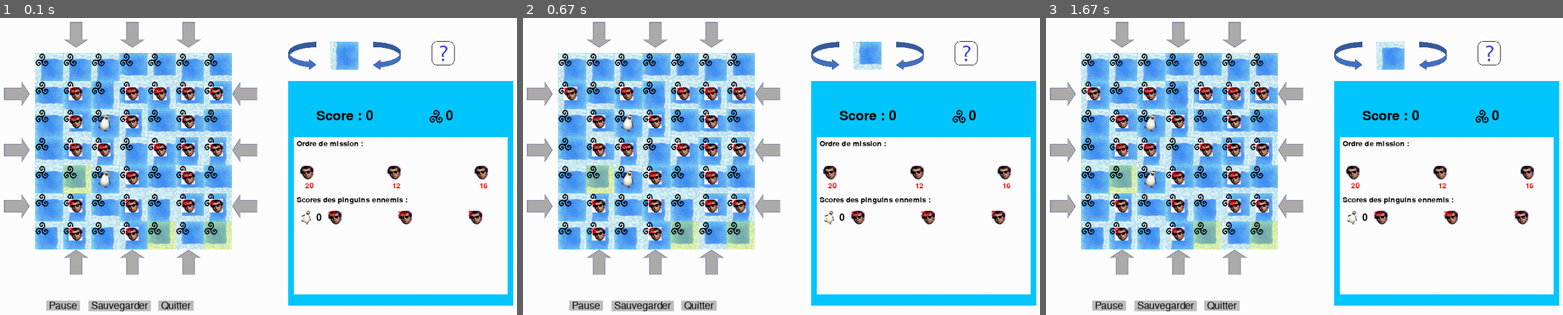
Above: before the commit, frames 1-3 (left to right).
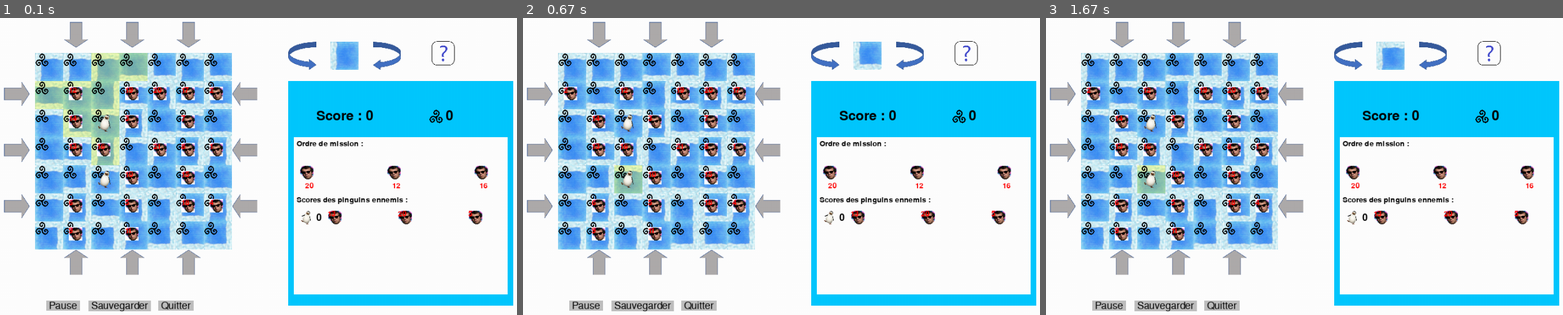
Above: after the commit, the same moments.

Repository: Anabadier/MineHantee
Game: pygame game, started from vizpygame.py
The game is run twice, just before and just after one commit, with the same random seed, the same clock (stepped at 60 frames per second) and the same inputs.
Inputs (mouse positions are in pixels of both pictures, inside the frame that each line leads up to):
- Up to frame 1 (0.1 s): no input
- Up to frame 2 (0.67 s): click (538, 92) at 0.38 s
- Up to frame 3 (1.67 s): click (1345, 56) at 1.22 s

The runs differ from the first frame. In frame 1, 5.0% of the frame differs, in the area x 6-45%, y 11-78%; in frame 2, 1.9%; in frame 3, 1.9%.

Commit message:
path highlighted

Diff:
--- a/log_plateau_last_game.txt
+++ b/log_plateau_last_game.txt
@@ -1,16 +1,64 @@
 ******
-0_0110_(0, 0)_0,1_1011_(0, 1)_1,2_0110_(0, 2)_2,3_0011_(0, 3)_3,4_1010_(0, 4)_4,5_1010_(0, 5)_5,6_1010_(0, 6)_6
-7_0111_(1, 0)_7,8_1110_(1, 1)_8,9_1011_(1, 2)_9,10_0011_(1, 3)_10,11_0011_(1, 4)_11,12_0110_(1, 5)_12,13_1100_(1, 6)_13
-14_0111_(2, 0)_14,15_1001_(2, 1)_15,16_0111_(2, 2)_16,17_0110_(2, 3)_17,18_1011_(2, 4)_18,19_1010_(2, 5)_19,20_1011_(2, 6)_20
-21_1100_(3, 0)_21,22_1010_(3, 1)_22,23_0101_(3, 2)_23,24_1001_(3, 3)_24,25_1101_(3, 4)_25,26_1001_(3, 5)_26,27_0110_(3, 6)_27
-28_0111_(4, 0)_28,29_0011_(4, 1)_29,30_0111_(4, 2)_30,31_1101_(4, 3)_31,32_1011_(4, 4)_32,33_0110_(4, 5)_33,34_1011_(4, 6)_34
-35_0011_(5, 0)_35,36_1100_(5, 1)_36,37_1100_(5, 2)_37,38_0011_(5, 3)_38,39_0011_(5, 4)_39,40_0011_(5, 5)_40,41_0110_(5, 6)_41
-42_0101_(6, 0)_42,43_1010_(6, 1)_43,44_0101_(6, 2)_44,45_1010_(6, 3)_45,46_1001_(6, 4)_46,47_1011_(6, 5)_47,48_1001_(6, 6)_48
+0_0110_(0, 0)_0,1_0110_(0, 1)_1,2_0110_(0, 2)_2,3_1100_(0, 3)_3,4_1010_(0, 4)_4,5_0011_(0, 5)_5,6_1010_(0, 6)_6
+7_1100_(1, 0)_7,8_0110_(1, 1)_8,9_0110_(1, 2)_9,10_0011_(1, 3)_10,11_0110_(1, 4)_11,12_0011_(1, 5)_12,13_1001_(1, 6)_13
+14_0111_(2, 0)_14,15_1001_(2, 1)_15,16_0111_(2, 2)_16,17_0110_(2, 3)_17,18_1011_(2, 4)_18,19_0110_(2, 5)_19,20_1011_(2, 6)_20
+21_0111_(3, 0)_21,22_1010_(3, 1)_22,23_0011_(3, 2)_23,24_1011_(3, 3)_24,25_1100_(3, 4)_25,26_1100_(3, 5)_26,27_0111_(3, 6)_27
+28_0111_(4, 0)_28,29_1010_(4, 1)_29,30_0111_(4, 2)_30,31_1010_(4, 3)_31,32_1011_(4, 4)_32,33_0111_(4, 5)_33,34_1011_(4, 6)_34
+35_0011_(5, 0)_35,36_0111_(5, 1)_36,37_1001_(5, 2)_37,38_1010_(5, 3)_38,39_0110_(5, 4)_39,40_1101_(5, 5)_40,41_0011_(5, 6)_41
+42_0101_(6, 0)_42,43_1011_(6, 1)_43,44_0101_(6, 2)_44,45_1100_(6, 3)_45,46_1001_(6, 4)_46,47_0110_(6, 5)_47,48_1001_(6, 6)_48
 ******
-0_0110_(0, 0)_0,1_1011_(0, 1)_1,2_0110_(0, 2)_2,3_0011_(0, 3)_3,4_1010_(0, 4)_4,5_1010_(0, 5)_5,6_1010_(0, 6)_6
-7_1110_(1, 0)_7,8_1011_(1, 1)_8,9_0011_(1, 2)_9,10_0011_(1, 3)_10,11_0110_(1, 4)_11,12_1100_(1, 5)_12,13_1110_(1, 6)_13
-14_0111_(2, 0)_14,15_1001_(2, 1)_15,16_0111_(2, 2)_16,17_0110_(2, 3)_17,18_1011_(2, 4)_18,19_1010_(2, 5)_19,20_1011_(2, 6)_20
-21_1100_(3, 0)_21,22_1010_(3, 1)_22,23_0101_(3, 2)_23,24_1001_(3, 3)_24,25_1101_(3, 4)_25,26_1001_(3, 5)_26,27_0110_(3, 6)_27
-28_0111_(4, 0)_28,29_0011_(4, 1)_29,30_0111_(4, 2)_30,31_1101_(4, 3)_31,32_1011_(4, 4)_32,33_0110_(4, 5)_33,34_1011_(4, 6)_34
-35_0011_(5, 0)_35,36_1100_(5, 1)_36,37_1100_(5, 2)_37,38_0011_(5, 3)_38,39_0011_(5, 4)_39,40_0011_(5, 5)_40,41_0110_(5, 6)_41
-42_0101_(6, 0)_42,43_1010_(6, 1)_43,44_0101_(6, 2)_44,45_1010_(6, 3)_45,46_1001_(6, 4)_46,47_1011_(6, 5)_47,48_1001_(6, 6)_48
+0_0110_(0, 0)_0,1_0110_(0, 1)_1,2_0110_(0, 2)_2,3_1100_(0, 3)_3,4_1010_(0, 4)_4,5_0011_(0, 5)_5,6_1010_(0, 6)_6
+7_1100_(1, 0)_7,8_1001_(1, 1)_8,9_0110_(1, 2)_9,10_0011_(1, 3)_10,11_0110_(1, 4)_11,12_0011_(1, 5)_12,13_1001_(1, 6)_13
+14_0111_(2, 0)_14,15_1010_(2, 1)_15,16_0111_(2, 2)_16,17_0110_(2, 3)_17,18_1011_(2, 4)_18,19_0110_(2, 5)_19,20_1011_(2, 6)_20
+21_0111_(3, 0)_21,22_1010_(3, 1)_22,23_0011_(3, 2)_23,24_1011_(3, 3)_24,25_1100_(3, 4)_25,26_1100_(3, 5)_26,27_0111_(3, 6)_27
+28_0111_(4, 0)_28,29_0111_(4, 1)_29,30_0111_(4, 2)_30,31_1010_(4, 3)_31,32_1011_(4, 4)_32,33_0111_(4, 5)_33,34_1011_(4, 6)_34
+35_0011_(5, 0)_35,36_1011_(5, 1)_36,37_1001_(5, 2)_37,38_1010_(5, 3)_38,39_0110_(5, 4)_39,40_1101_(5, 5)_40,41_0011_(5, 6)_41
+42_0101_(6, 0)_42,43_0110_(6, 1)_43,44_0101_(6, 2)_44,45_1100_(6, 3)_45,46_1001_(6, 4)_46,47_0110_(6, 5)_47,48_1001_(6, 6)_48
+******
+0_0110_(0, 0)_0,1_0110_(0, 1)_1,2_0110_(0, 2)_2,3_0011_(0, 3)_3,4_1010_(0, 4)_4,5_0011_(0, 5)_5,6_1010_(0, 6)_6
+7_1100_(1, 0)_7,8_1001_(1, 1)_8,9_0110_(1, 2)_9,10_0110_(1, 3)_10,11_0110_(1, 4)_11,12_0011_(1, 5)_12,13_1001_(1, 6)_13
+14_0111_(2, 0)_14,15_1010_(2, 1)_15,16_0111_(2, 2)_16,17_1011_(2, 3)_17,18_1011_(2, 4)_18,19_0110_(2, 5)_19,20_1011_(2, 6)_20
+21_0111_(3, 0)_21,22_1010_(3, 1)_22,23_0011_(3, 2)_23,24_1010_(3, 3)_24,25_1100_(3, 4)_25,26_1100_(3, 5)_26,27_0111_(3, 6)_27
+28_0111_(4, 0)_28,29_0111_(4, 1)_29,30_0111_(4, 2)_30,31_1010_(4, 3)_31,32_1011_(4, 4)_32,33_0111_(4, 5)_33,34_1011_(4, 6)_34
+35_0011_(5, 0)_35,36_1011_(5, 1)_36,37_1001_(5, 2)_37,38_1100_(5, 3)_38,39_0110_(5, 4)_39,40_1101_(5, 5)_40,41_0011_(5, 6)_41
+42_0101_(6, 0)_42,43_0110_(6, 1)_43,44_0101_(6, 2)_44,45_0110_(6, 3)_45,46_1001_(6, 4)_46,47_0110_(6, 5)_47,48_1001_(6, 6)_48
+******
+0_0110_(0, 0)_0,1_0110_(0, 1)_1,2_0110_(0, 2)_2,3_0011_(0, 3)_3,4_1010_(0, 4)_4,5_1100_(0, 5)_5,6_1010_(0, 6)_6
+7_1100_(1, 0)_7,8_1001_(1, 1)_8,9_0110_(1, 2)_9,10_0110_(1, 3)_10,11_0110_(1, 4)_11,12_0011_(1, 5)_12,13_1001_(1, 6)_13
+14_0111_(2, 0)_14,15_1010_(2, 1)_15,16_0111_(2, 2)_16,17_1011_(2, 3)_17,18_1011_(2, 4)_18,19_0011_(2, 5)_19,20_1011_(2, 6)_20
+21_0111_(3, 0)_21,22_1010_(3, 1)_22,23_0011_(3, 2)_23,24_1010_(3, 3)_24,25_1100_(3, 4)_25,26_0110_(3, 5)_26,27_0111_(3, 6)_27
+28_0111_(4, 0)_28,29_0111_(4, 1)_29,30_0111_(4, 2)_30,31_1010_(4, 3)_31,32_1011_(4, 4)_32,33_1100_(4, 5)_33,34_1011_(4, 6)_34
+35_0011_(5, 0)_35,36_1011_(5, 1)_36,37_1001_(5, 2)_37,38_1100_(5, 3)_38,39_0110_(5, 4)_39,40_0111_(5, 5)_40,41_0011_(5, 6)_41
+42_0101_(6, 0)_42,43_0110_(6, 1)_43,44_0101_(6, 2)_44,45_0110_(6, 3)_45,46_1001_(6, 4)_46,47_1101_(6, 5)_47,48_1001_(6, 6)_48
+******
+0_0110_(0, 0)_0,1_0110_(0, 1)_1,2_0110_(0, 2)_2,3_0011_(0, 3)_3,4_1010_(0, 4)_4,5_1100_(0, 5)_5,6_1010_(0, 6)_6
+7_0110_(1, 0)_7,8_1100_(1, 1)_8,9_1001_(1, 2)_9,10_0110_(1, 3)_10,11_0110_(1, 4)_11,12_0110_(1, 5)_12,13_0011_(1, 6)_13
+14_0111_(2, 0)_14,15_1010_(2, 1)_15,16_0111_(2, 2)_16,17_1011_(2, 3)_17,18_1011_(2, 4)_18,19_0011_(2, 5)_19,20_1011_(2, 6)_20
+21_0111_(3, 0)_21,22_1010_(3, 1)_22,23_0011_(3, 2)_23,24_1010_(3, 3)_24,25_1100_(3, 4)_25,26_0110_(3, 5)_26,27_0111_(3, 6)_27
+28_0111_(4, 0)_28,29_0111_(4, 1)_29,30_0111_(4, 2)_30,31_1010_(4, 3)_31,32_1011_(4, 4)_32,33_1100_(4, 5)_33,34_1011_(4, 6)_34
+35_0011_(5, 0)_35,36_1011_(5, 1)_36,37_1001_(5, 2)_37,38_1100_(5, 3)_38,39_0110_(5, 4)_39,40_0111_(5, 5)_40,41_0011_(5, 6)_41
+42_0101_(6, 0)_42,43_0110_(6, 1)_43,44_0101_(6, 2)_44,45_0110_(6, 3)_45,46_1001_(6, 4)_46,47_1101_(6, 5)_47,48_1001_(6, 6)_48
+******
+0_0110_(0, 0)_0,1_0110_(0, 1)_1,2_0110_(0, 2)_2,3_0011_(0, 3)_3,4_1010_(0, 4)_4,5_1001_(0, 5)_5,6_1010_(0, 6)_6
+7_0110_(1, 0)_7,8_1100_(1, 1)_8,9_1001_(1, 2)_9,10_0110_(1, 3)_10,11_0110_(1, 4)_11,12_1100_(1, 5)_12,13_0011_(1, 6)_13
+14_0111_(2, 0)_14,15_1010_(2, 1)_15,16_0111_(2, 2)_16,17_1011_(2, 3)_17,18_1011_(2, 4)_18,19_0110_(2, 5)_19,20_1011_(2, 6)_20
+21_0111_(3, 0)_21,22_1010_(3, 1)_22,23_0011_(3, 2)_23,24_1010_(3, 3)_24,25_1100_(3, 4)_25,26_0011_(3, 5)_26,27_0111_(3, 6)_27
+28_0111_(4, 0)_28,29_0111_(4, 1)_29,30_0111_(4, 2)_30,31_1010_(4, 3)_31,32_1011_(4, 4)_32,33_0110_(4, 5)_33,34_1011_(4, 6)_34
+35_0011_(5, 0)_35,36_1011_(5, 1)_36,37_1001_(5, 2)_37,38_1100_(5, 3)_38,39_0110_(5, 4)_39,40_1100_(5, 5)_40,41_0011_(5, 6)_41
+42_0101_(6, 0)_42,43_0110_(6, 1)_43,44_0101_(6, 2)_44,45_0110_(6, 3)_45,46_1001_(6, 4)_46,47_0111_(6, 5)_47,48_1001_(6, 6)_48
+******
+0_0110_(0, 0)_0,1_0110_(0, 1)_1,2_0110_(0, 2)_2,3_0011_(0, 3)_3,4_1010_(0, 4)_4,5_1001_(0, 5)_5,6_1010_(0, 6)_6
+7_1101_(1, 0)_7,8_0110_(1, 1)_8,9_1100_(1, 2)_9,10_1001_(1, 3)_10,11_0110_(1, 4)_11,12_0110_(1, 5)_12,13_1100_(1, 6)_13
+14_0111_(2, 0)_14,15_1010_(2, 1)_15,16_0111_(2, 2)_16,17_1011_(2, 3)_17,18_1011_(2, 4)_18,19_0110_(2, 5)_19,20_1011_(2, 6)_20
+21_0111_(3, 0)_21,22_1010_(3, 1)_22,23_0011_(3, 2)_23,24_1010_(3, 3)_24,25_1100_(3, 4)_25,26_0011_(3, 5)_26,27_0111_(3, 6)_27
+28_0111_(4, 0)_28,29_0111_(4, 1)_29,30_0111_(4, 2)_30,31_1010_(4, 3)_31,32_1011_(4, 4)_32,33_0110_(4, 5)_33,34_1011_(4, 6)_34
+35_0011_(5, 0)_35,36_1011_(5, 1)_36,37_1001_(5, 2)_37,38_1100_(5, 3)_38,39_0110_(5, 4)_39,40_1100_(5, 5)_40,41_0011_(5, 6)_41
+42_0101_(6, 0)_42,43_0110_(6, 1)_43,44_0101_(6, 2)_44,45_0110_(6, 3)_45,46_1001_(6, 4)_46,47_0111_(6, 5)_47,48_1001_(6, 6)_48
+******
+0_0110_(0, 0)_0,1_0011_(0, 1)_1,2_0110_(0, 2)_2,3_0011_(0, 3)_3,4_1010_(0, 4)_4,5_1001_(0, 5)_5,6_1010_(0, 6)_6
+7_1101_(1, 0)_7,8_0110_(1, 1)_8,9_1100_(1, 2)_9,10_1001_(1, 3)_10,11_0110_(1, 4)_11,12_0110_(1, 5)_12,13_1100_(1, 6)_13
+14_0111_(2, 0)_14,15_0110_(2, 1)_15,16_0111_(2, 2)_16,17_1011_(2, 3)_17,18_1011_(2, 4)_18,19_0110_(2, 5)_19,20_1011_(2, 6)_20
+21_0111_(3, 0)_21,22_1010_(3, 1)_22,23_0011_(3, 2)_23,24_1010_(3, 3)_24,25_1100_(3, 4)_25,26_0011_(3, 5)_26,27_0111_(3, 6)_27
+28_0111_(4, 0)_28,29_1010_(4, 1)_29,30_0111_(4, 2)_30,31_1010_(4, 3)_31,32_1011_(4, 4)_32,33_0110_(4, 5)_33,34_1011_(4, 6)_34
+35_0011_(5, 0)_35,36_0111_(5, 1)_36,37_1001_(5, 2)_37,38_1100_(5, 3)_38,39_0110_(5, 4)_39,40_1100_(5, 5)_40,41_0011_(5, 6)_41
+42_0101_(6, 0)_42,43_1011_(6, 1)_43,44_0101_(6, 2)_44,45_0110_(6, 3)_45,46_1001_(6, 4)_46,47_0111_(6, 5)_47,48_1001_(6, 6)_48
--- a/vizpygame.py
+++ b/vizpygame.py
@@ -67,11 +67,19 @@
     img_perso=pygame.image.load(os.path.abspath(os.path.join('img_cartes',"pinguin.png"))).convert_alpha()
     perso=pygame.transform.scale(img_perso,(int((taille_case-1)/1.5),int((taille_case-1)/1.5)))
 
+    chemins=plat.chemin_possible(plat.Liste_Joueur[0].identifiant).values()
+    path=[]
+    for coord in chemins:
+        for elem in coord :
+            path.append(elem)
+    path=set(path)
+    print(path)
 
     num_ligne=0
     for ligne in Mat_plat:
         num_case=0
         for case in ligne:
+            coord=(num_ligne,num_case)
             x=num_case*taille_case
             y=num_ligne*taille_case
 
@@ -84,16 +92,14 @@
             plateau.blit(carte,(x,y))
 
             #case transparente si accessible
-            chemins=plat.chemin_possible(plat.Liste_Joueur[0].identifiant)
-            print(type(chemins))
-            if case.nom=='1001':
+
+            if coord in path:
                 cache= pygame.Surface((int(taille_case),int(taille_case))) #case à surligner
                 cache.set_alpha(70)  #transparence
                 cache.fill((255,255,0))   #jaune
                 plateau.blit(cache,(x,y))
 
             #Si pépite/fantome sur la carte, voir condition avec la matrice des instances de cartes
-            print(case.elements['fantome'])
             if case.elements['pepite'] == True:
                 plateau.blit(pepite,(x,y))
             if case.elements['fantome'] != []:
@@ -326,10 +332,9 @@
 
 
 def chgmt_orientation(arg):
-    print('bouton '+str(arg['sens'])+' cliqué')
-    print(arg['carte'].elements)
+
     arg['carte'].pivoter(arg['sens'])
-    print(arg['carte'].elements)
+
     fenetre.fill((250,250,250) , (625,80,50,50)) #remplit en blanc la position de l'ancienne carte
     carte_ej=genere_carte(arg['carte'].nom,(50,50))
     fenetre.blit(carte_ej,(625,80))
@@ -368,11 +373,11 @@
            ordreMission,
            (5,5),
            fontsize=20)
-    print(ordreMission.get_rect().center)
+
 
     nombre_fantomes=len(joueur.ordre_de_mission)
     taille_espace=(360-50*nombre_fantomes)/(nombre_fantomes-1)
-    print(taille_espace)
+
     for i in range (nombre_fantomes):
         ordreMission.blit(fantome,(10+i*(50+taille_espace),50))
         ecrire(joueur.ordre_de_mission[i],
@@ -408,7 +413,6 @@
                fontsize=25)
 
         nombre_fantomes=len(adv.ordre_de_mission)
-        print(adv.ordre_de_mission)
         taille_espace=(300-50*nombre_fantomes)/(nombre_fantomes-1)
         for j in range (nombre_fantomes):
             frameJoueur.blit(fantome,(50+j*(50+taille_espace),0))
